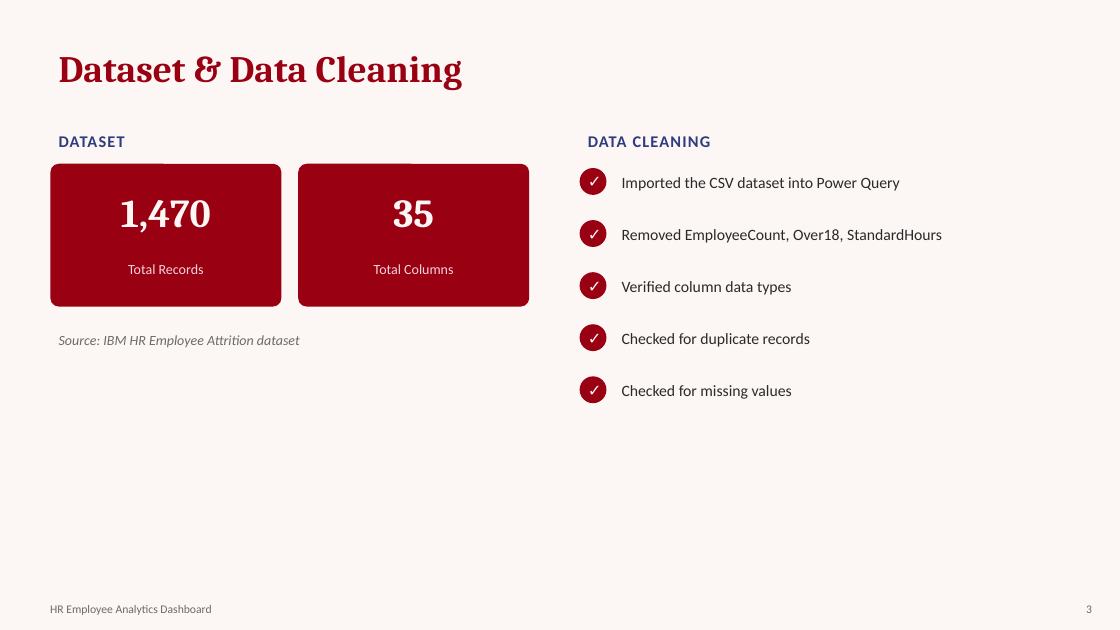
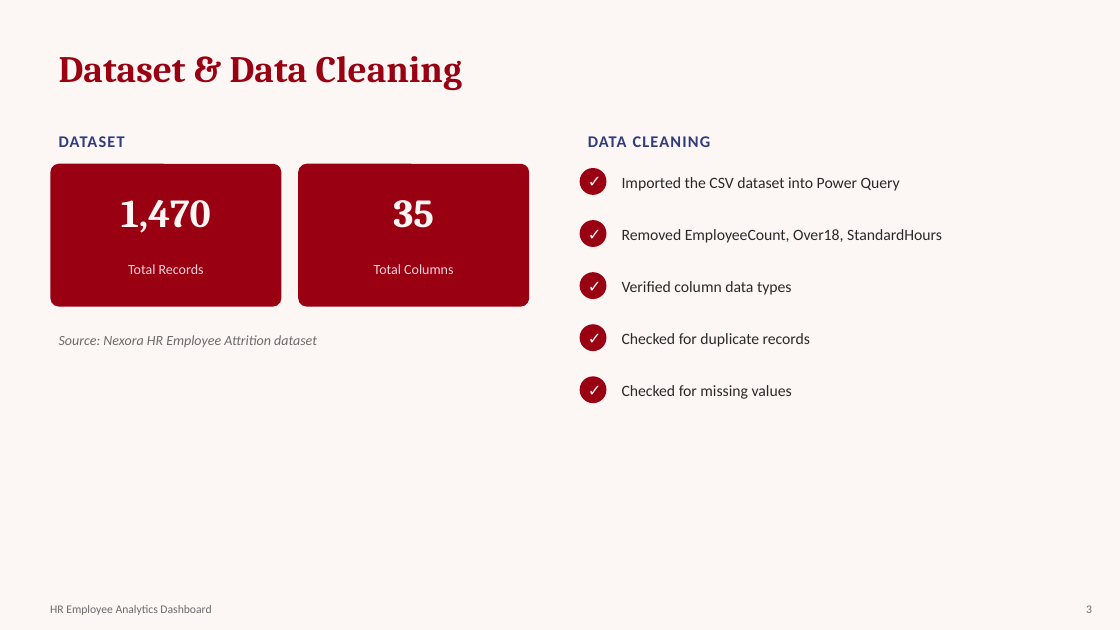
Before and after one commit to Ishan2025-new/Power-BI-Project----HR-Employee-Analytics-Dashboard, a slide deck: slide 3 of HR Employee Analytics Dashboard Presentation.pptx. Drawn at 1120x630 pixels with LibreOffice and Linux fonts; fonts in the diff are those of the drawing. Boxes give left, top, right and bottom in pixels: in the first picture for what was removed or moved away, otherwise in the second. Text is boxed around its words. In the diff, an @@ line names an element or a change of style, - is before the commit and + after.

```diff
--- a/HR Employee Analytics Dashboard Presentation.pptx
+++ b/HR Employee Analytics Dashboard Presentation.pptx
@@ text at (x1=59, y1=335, x2=317, y2=347): text changed @@
-Source: IBM HR Employee Attrition dataset
+Source: Nexora HR Employee Attrition dataset
```
Also in this commit, not shown: 4 other slides changed.
